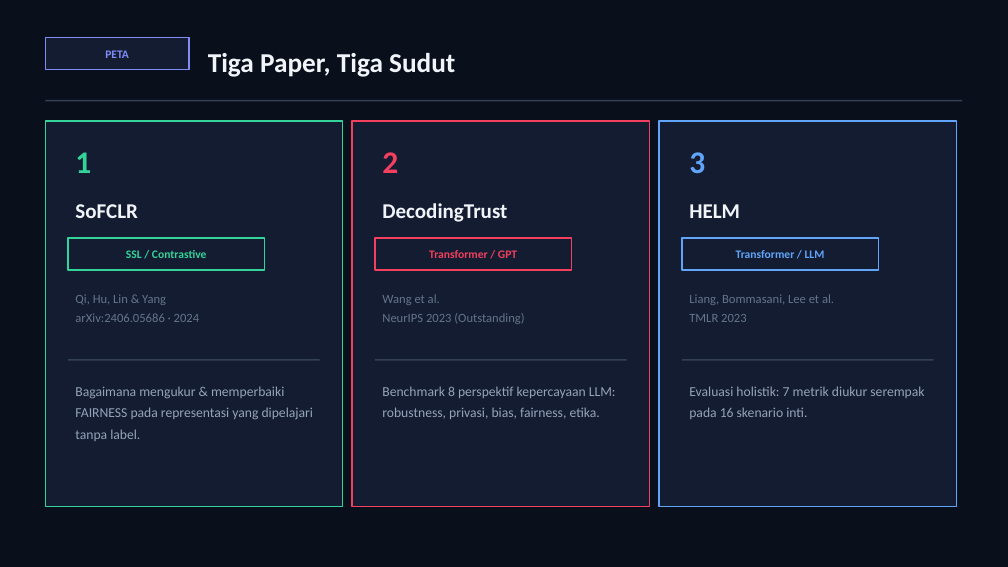
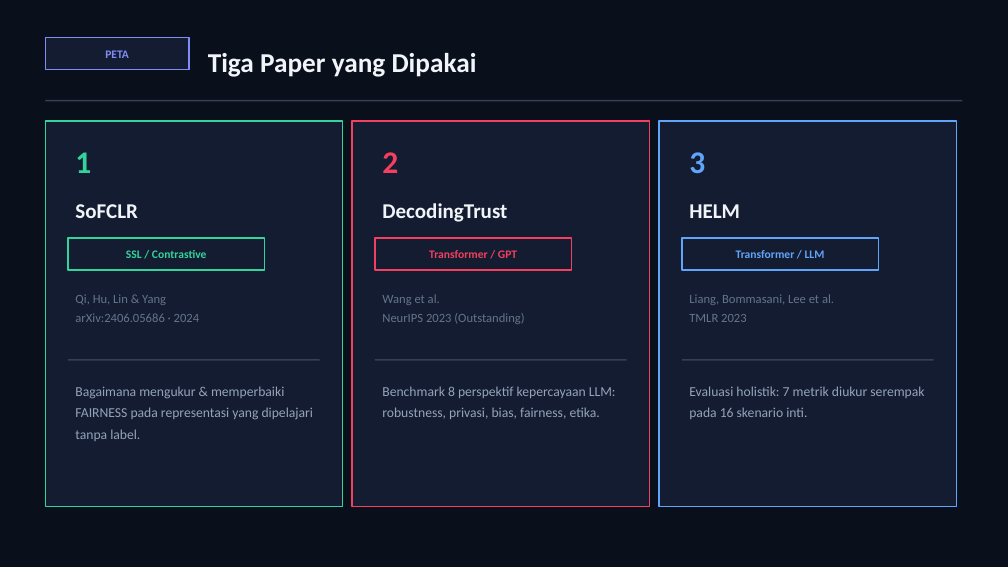
Before and after one commit to awangga/awangga.github.io, a slide deck: slide 3 of safe/metrics/SAFE-AI-Metrics.pptx. Drawn at 1008x567 pixels with LibreOffice and Linux fonts; fonts in the diff are those of the drawing. Boxes give left, top, right and bottom in pixels: in the first picture for what was removed or moved away, otherwise in the second. Text is boxed around its words. In the diff, an @@ line names an element or a change of style, - is before the commit and + after.

```diff
--- a/safe/metrics/SAFE-AI-Metrics.pptx
+++ b/safe/metrics/SAFE-AI-Metrics.pptx
@@ text at [208, 53, 477, 77]: text changed @@
-Tiga Paper, Tiga Sudut
+Tiga Paper yang Dipakai
```
Also in this commit, not shown: 7 other slides changed, 1 other file.
